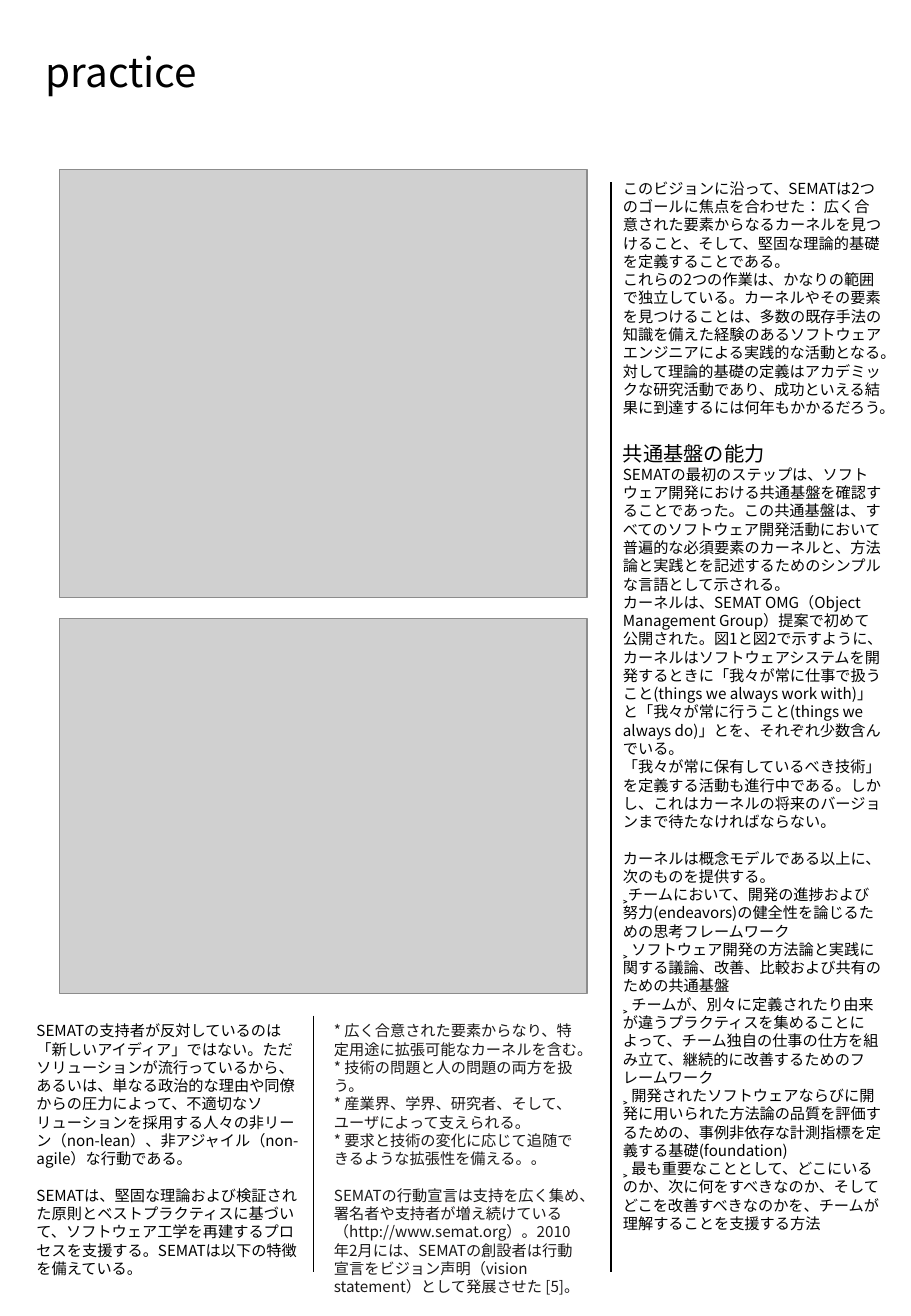
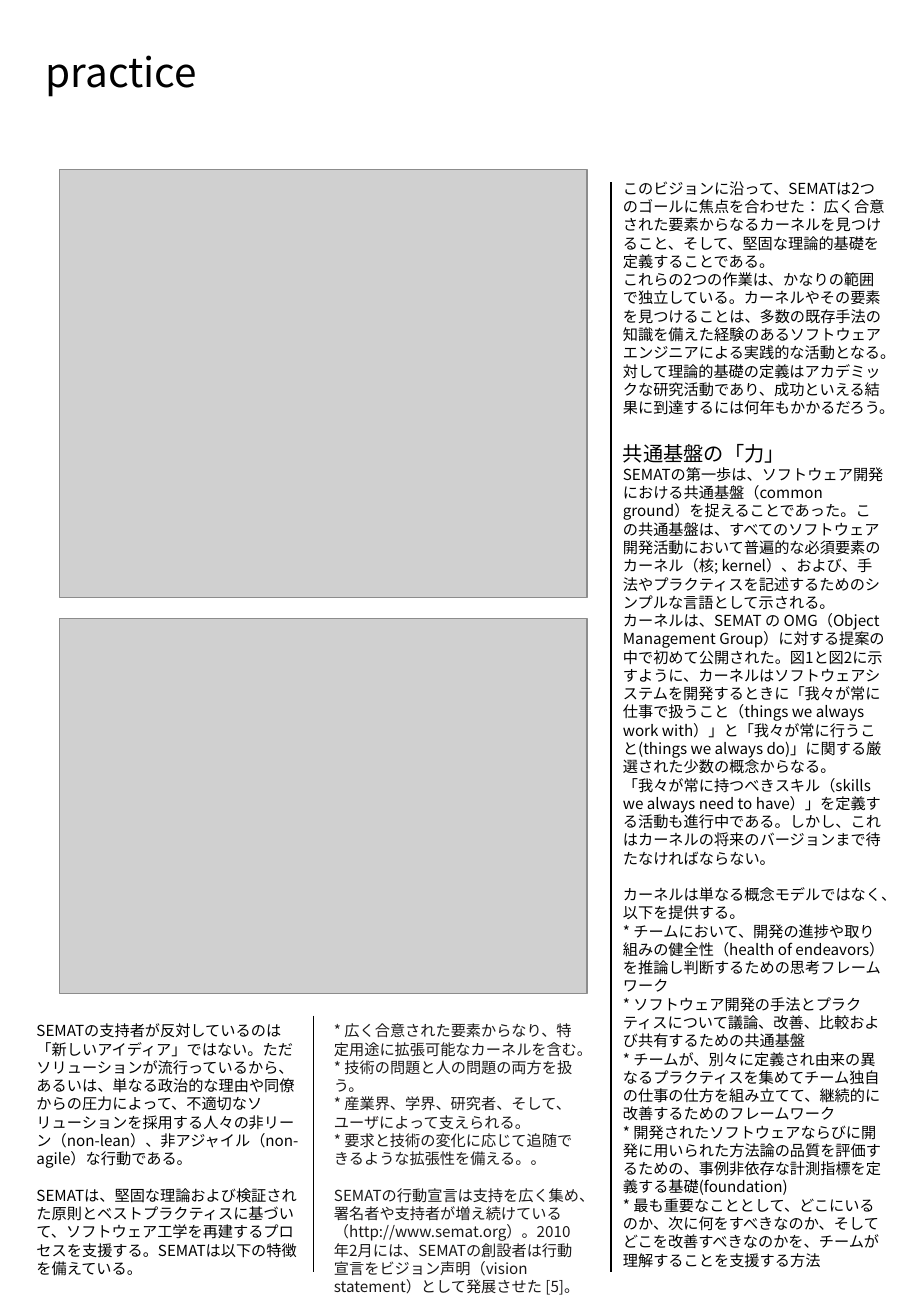
Before and after one commit to kawaguti/semat-j, a slide deck: slide 3 of p42-jacobson_ja/p42-jacobson_ja.pptx. Drawn at 911x1316 pixels with LibreOffice and Linux fonts; fonts in the diff are those of the drawing; grey boxes stand for pictures. Boxes give left, top, right and bottom in pixels: in the first picture for what was removed or moved away, otherwise in the second. Text is boxed around its words. In the diff, an @@ line names an element or a change of style, - is before the commit and + after.

```diff
--- a/p42-jacobson_ja/p42-jacobson_ja.pptx
+++ b/p42-jacobson_ja/p42-jacobson_ja.pptx
@@ text at bbox=[623, 444, 896, 1268]: text changed @@
-共通基盤の能力
-SEMATの最初のステップは、ソフトウェア開発における共通基盤を確認することであった。この共通基盤は、すべてのソフトウェア開発活動において普遍的な必須要素のカーネルと、方法論と実践とを記述するためのシンプルな言語として示される。
-カーネルは、SEMAT OMG（Object Management Group）提案で初めて公開された。図1と図2で示すように、カーネルはソフトウェアシステムを開発するときに「我々が常に仕事で扱うこと(things we always work with)」と「我々が常に行うこと(things we always do)」とを、それぞれ少数含んでいる。
-「我々が常に保有しているべき技術」を定義する活動も進行中である。しかし、これはカーネルの将来のバージョンまで待たなければならない。
-カーネルは概念モデルである以上に、次のものを提供する。
-˲チームにおいて、開発の進捗および努力(endeavors)の健全性を論じるための思考フレームワーク
-˲ ソフトウェア開発の方法論と実践に関する議論、改善、比較および共有のための共通基盤
-˲ チームが、別々に定義されたり由来が違うプラクティスを集めることによって、チーム独自の仕事の仕方を組み立て、継続的に改善するためのフレームワーク
-˲ 開発されたソフトウェアならびに開発に用いられた方法論の品質を評価するための、事例非依存な計測指標を定義する基礎(foundation)
-˲ 最も重要なこととして、どこにいるのか、次に何をすべきなのか、そしてどこを改善すべきなのかを、チームが理解することを支援する方法
+共通基盤の「力」
+SEMATの第一歩は、ソフトウェア開発における共通基盤（common ground）を捉えることであった。この共通基盤は、すべてのソフトウェア開発活動において普遍的な必須要素のカーネル（核; kernel）、および、手法やプラクティスを記述するためのシンプルな言語として示される。
+カーネルは、SEMAT の OMG（Object Management Group）に対する提案の中で初めて公開された。図1と図2に示すように、カーネルはソフトウェアシステムを開発するときに「我々が常に仕事で扱うこと（things we always work with）」と「我々が常に行うこと(things we always do)」に関する厳選された少数の概念からなる。
+「我々が常に持つべきスキル（skills we always need to have）」を定義する活動も進行中である。しかし、これはカーネルの将来のバージョンまで待たなければならない。
+カーネルは単なる概念モデルではなく、以下を提供する。
+* チームにおいて、開発の進捗や取り組みの健全性（health of endeavors）を推論し判断するための思考フレームワーク
+* ソフトウェア開発の手法とプラクティスについて議論、改善、比較および共有するための共通基盤
+* チームが、別々に定義され由来の異なるプラクティスを集めてチーム独自の仕事の仕方を組み立てて、継続的に改善するためのフレームワーク
+* 開発されたソフトウェアならびに開発に用いられた方法論の品質を評価するための、事例非依存な計測指標を定義する基礎(foundation)
+* 最も重要なこととして、どこにいるのか、次に何をすべきなのか、そして
+どこを改善すべきなのかを、チームが理解することを支援する方法
```
Also in this commit, not shown: 1 other file.
